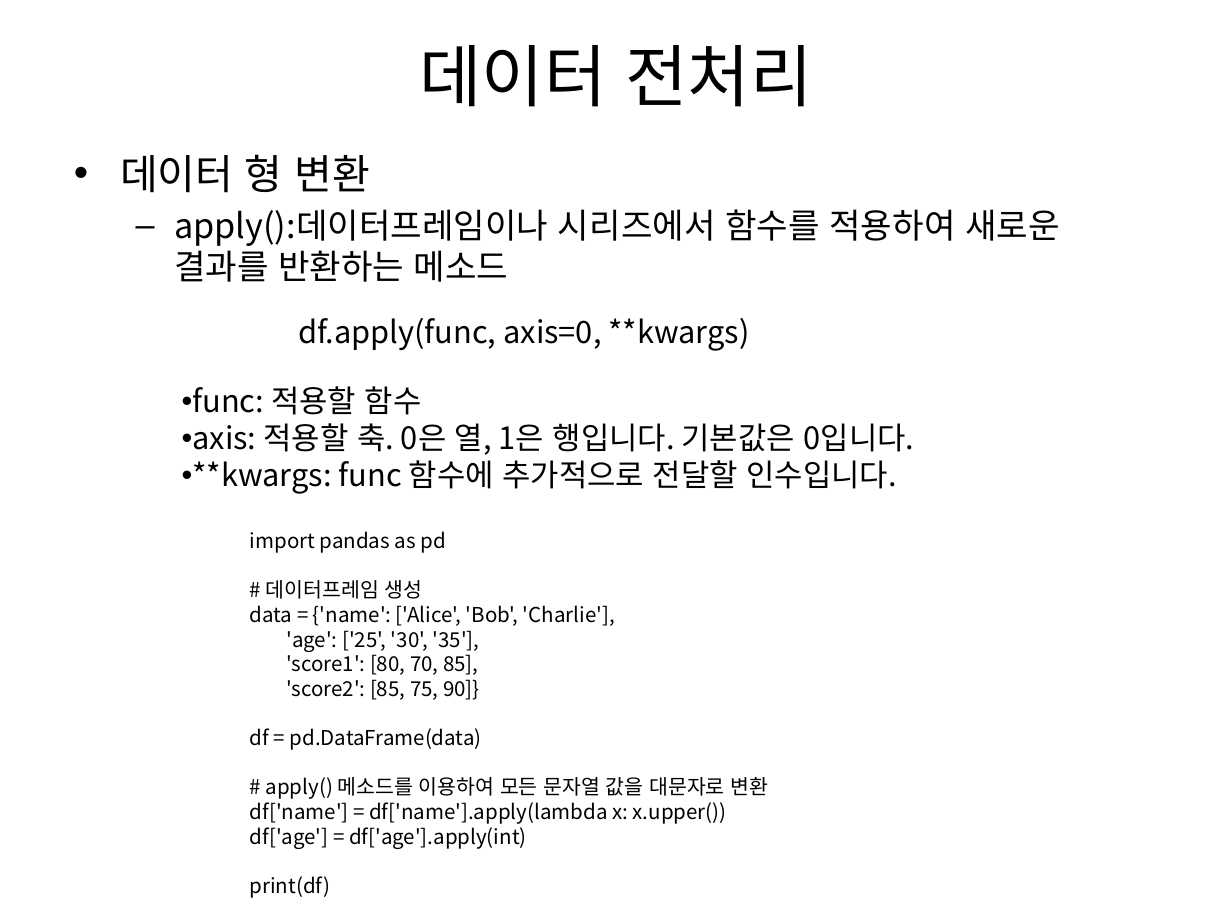
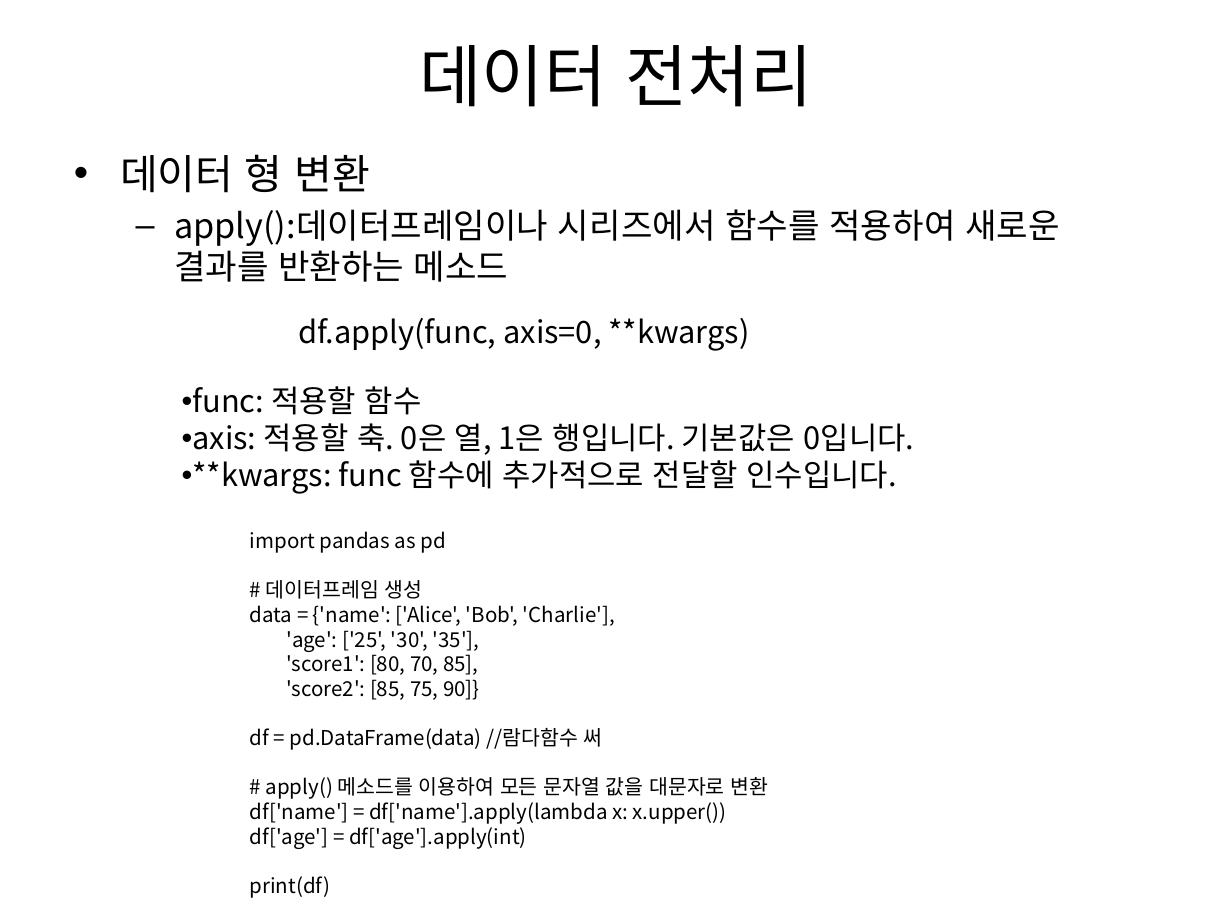
Before and after one commit to MyStraw/python, a slide deck: slide 80 of 파이썬 9.pptx. Drawn at 1232x924 pixels with LibreOffice and Linux fonts; fonts in the diff are those of the drawing. Boxes give left, top, right and bottom in pixels: in the first picture for what was removed or moved away, otherwise in the second. Text is boxed around its words. In the diff, an @@ line names an element or a change of style, - is before the commit and + after.

```diff
--- a/파이썬 9.pptx
+++ b/파이썬 9.pptx
@@ text at (x1=250, y1=728, x2=603, y2=750): text changed @@
-df = pd.DataFrame(data)
+df = pd.DataFrame(data) //람다함수 써
```
Also in this commit, not shown: 2 other slides changed, 8 other files.
